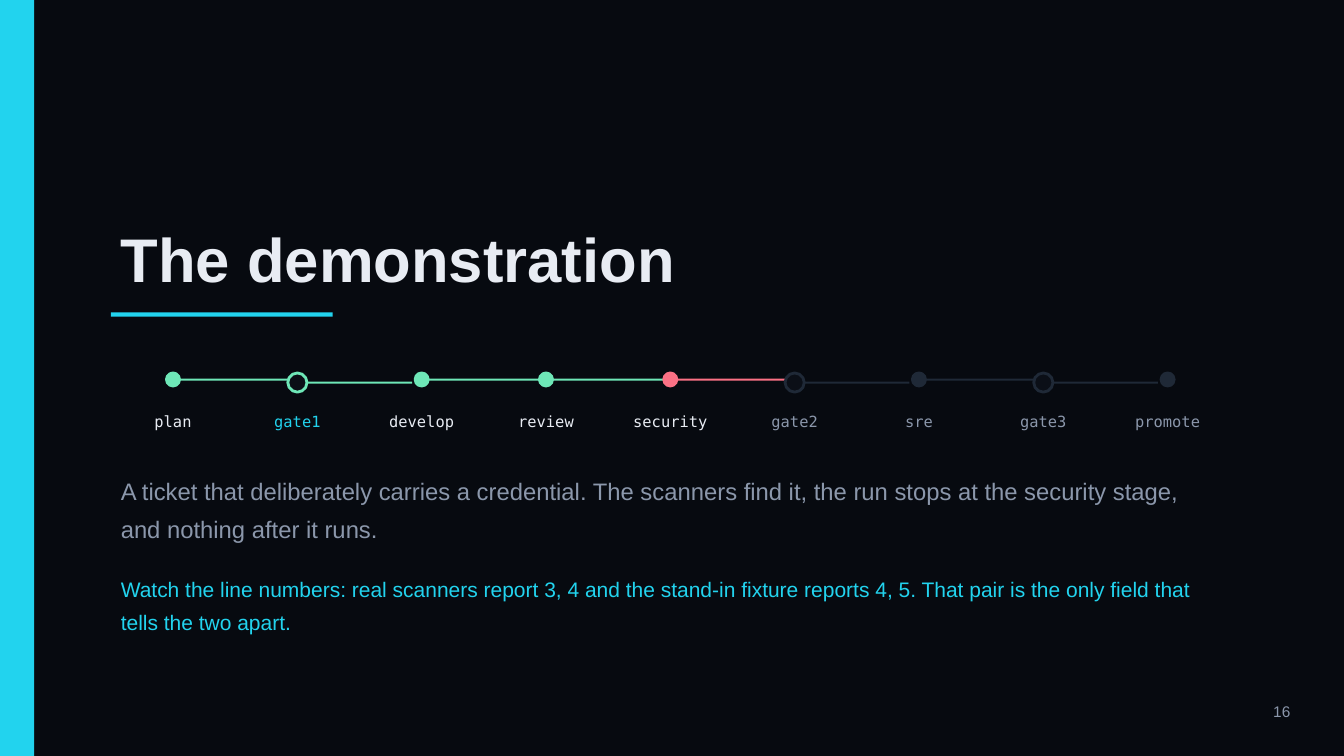
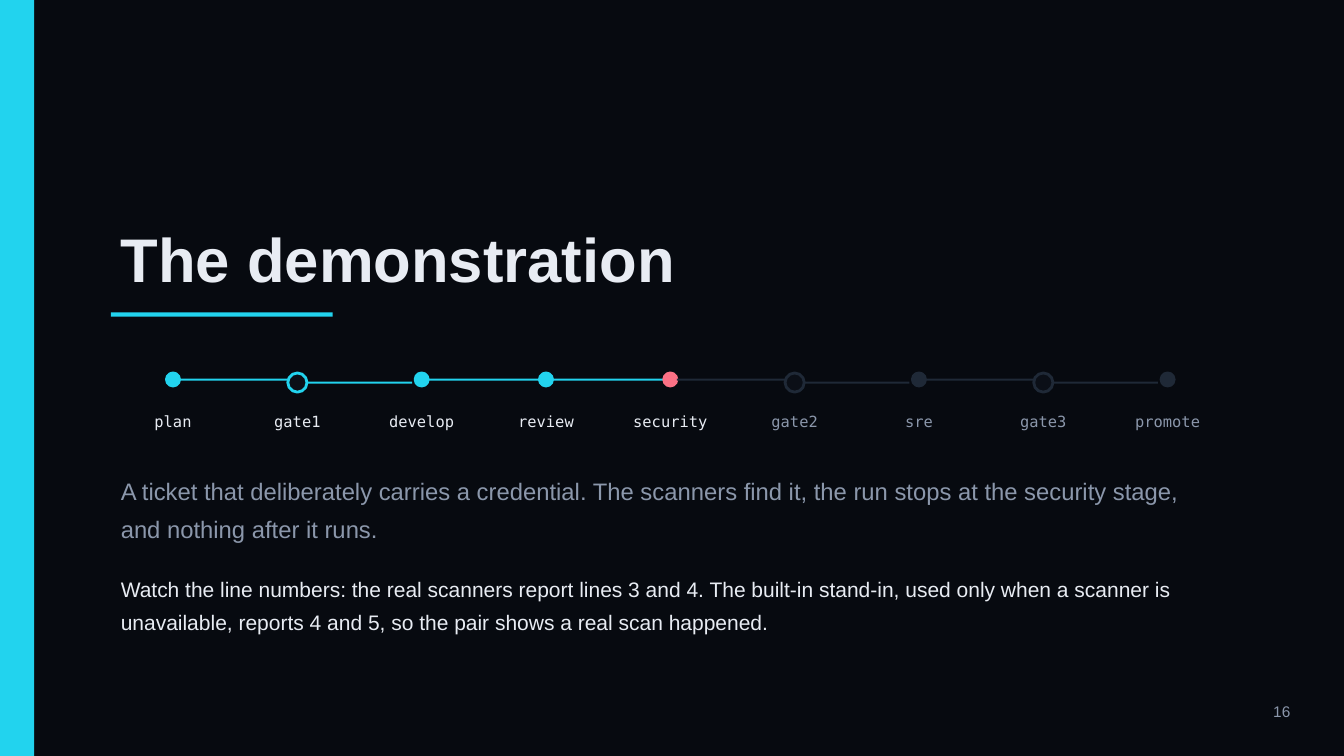
Before and after one commit to mohamedsorour1998/technical-presentations, a slide deck: slide 16 of talks/devops-hackathon-final/pitch/TheAgentOrg-Final.pptx. Drawn at 1344x756 pixels with LibreOffice and Linux fonts; fonts in the diff are those of the drawing. Boxes give left, top, right and bottom in pixels: in the first picture for what was removed or moved away, otherwise in the second. Text is boxed around its words. In the diff, an @@ line names an element or a change of style, - is before the commit and + after.

```diff
--- a/talks/devops-hackathon-final/pitch/TheAgentOrg-Final.pptx
+++ b/talks/devops-hackathon-final/pitch/TheAgentOrg-Final.pptx
@@ ellipse at (287, 373, 307, 392): outline #6EE7B7 2 pt to #22D3EE 2 pt @@
@@ fill #6EE7B7 to #22D3EE; outline #6EE7B7 2 pt to #22D3EE 2 pt in 3 elements at (166, 373, 179, 386), (415, 373, 429, 386), (539, 373, 553, 386) @@
@@ fill #6EE7B7 to #22D3EE in 4 elements at (179, 378, 290, 380), (307, 382, 411, 384), (429, 378, 539, 380), (553, 378, 663, 380) @@
@@ rectangle at (677, 378, 787, 380): fill #FB7185 to #1F2937 @@
@@ text "gate1" at (274, 415, 320, 431): text colour #22D3EE to #E8ECF3 @@
@@ text at (121, 581, 1170, 635): text changed; text colour #22D3EE to #E8ECF3 @@
-Watch the line numbers: real scanners report 3, 4 and the stand-in fixture reports 4, 5. That pair is the only field that tells the two apart.
+Watch the line numbers: the real scanners report lines 3 and 4. The built-in stand-in, used only when a scanner is unavailable, reports 4 and 5, so the pair shows a real scan happened.
```
Also in this commit, not shown: 14 other slides changed, 3 other files.
